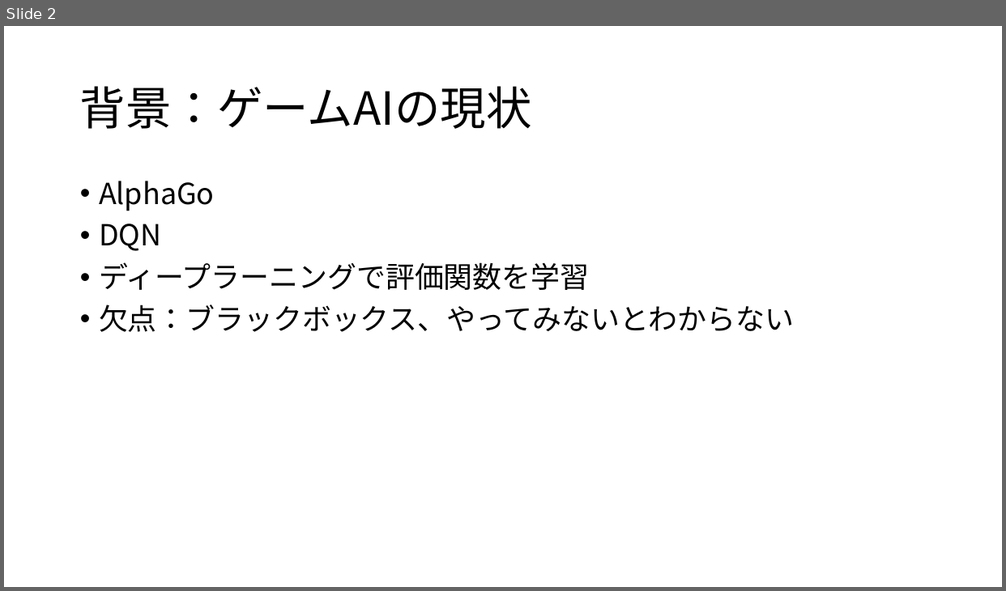
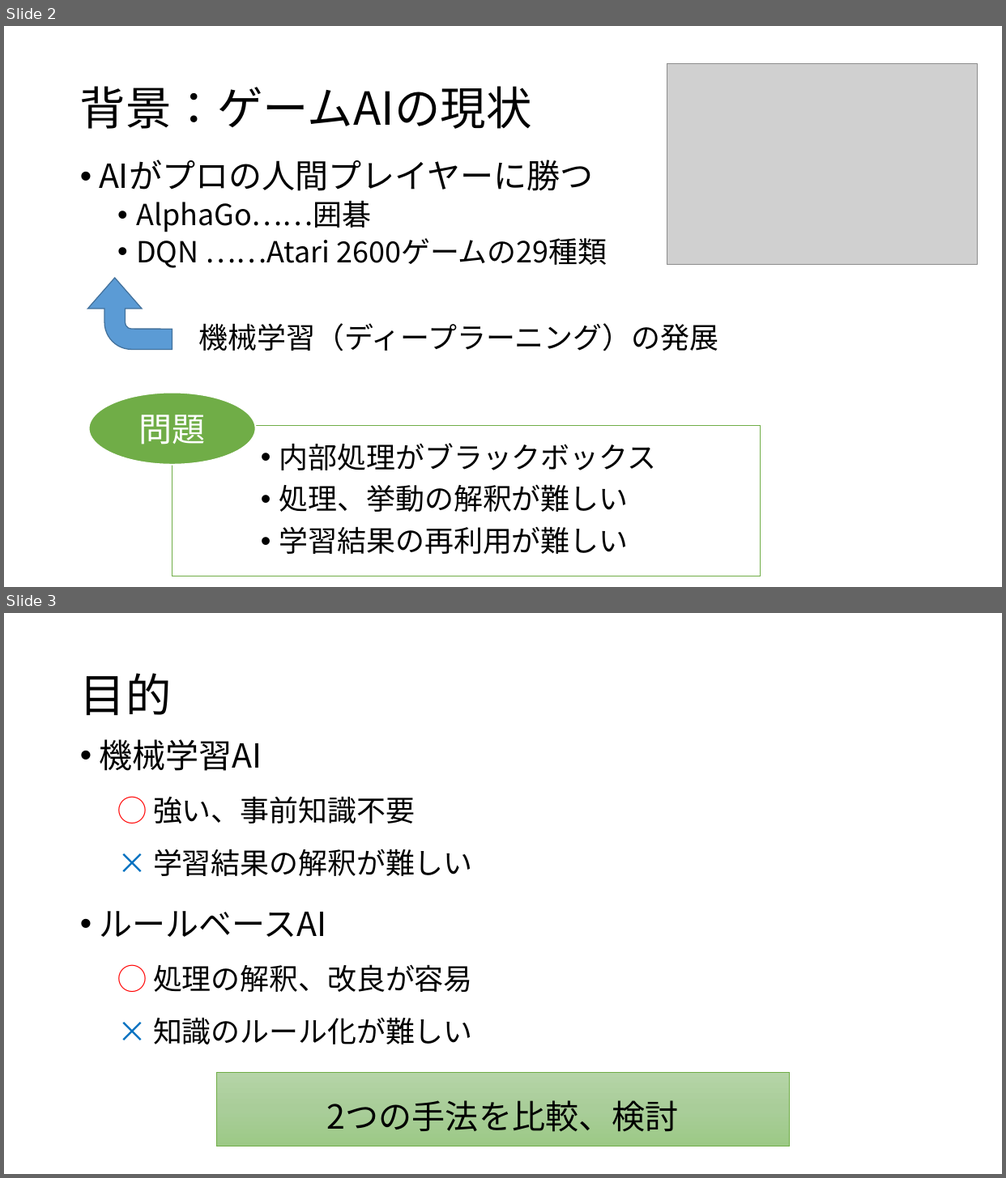
Before and after one commit to hshibasawa7/graduation-thesis, a slide deck: happyou/soturonHappyou.pptx. Shown one above the other, each under a label of ours: slide 2 before the commit, slides 2 and 3 after it. The pictures are 1006x591 and 1006x1178 pixels, drawn with LibreOffice and Linux fonts; fonts in the diff are those of the drawing; grey boxes stand for pictures. Boxes give left, top, right and bottom in pixels: in the first picture for what was removed or moved away, otherwise in the second. Text is boxed around its words. In the diff, an @@ line names an element or a change of style, - is before the commit and + after.

```diff
--- a/happyou/soturonHappyou.pptx
+++ b/happyou/soturonHappyou.pptx
@@ slide 3 added at bbox=[4, 613, 1002, 1174], background #FFFFFF @@
@@ title added at bbox=[80, 673, 172, 716], 44 pt, text #000000 @@
+目的
@@ text added at bbox=[99, 739, 473, 1045], 28 pt, text #000000 @@
+• 機械学習AI
+  ◯ 強い、事前知識不要
+  × 学習結果の解釈が難しい
+• ルールベースAI
+  ◯ 処理の解釈、改良が容易
+  × 知識のルール化が難しい
@@ rectangle added at bbox=[216, 1072, 790, 1146], fill gradient #B5D5A7 to #AACE9A to #9CC987, outline #70AD47 0.5 pt, 32 pt, text #000000 @@
+2つの手法を比較、検討
@@ slide 2 changed as well @@
@@ picture added at bbox=[667, 64, 977, 265] @@
@@ text at bbox=[99, 160, 607, 268]: text changed @@
-• AlphaGo
-• DQN
-• ディープラーニングで評価関数を学習
-• 欠点：ブラックボックス、やってみないとわからない
+• AIがプロの人間プレイヤーに勝つ
+  • AlphaGo……囲碁
+  • DQN ……Atari 2600ゲームの29種類
@@ bent arrow added at bbox=[88, 278, 172, 350], fill #5B9BD5, outline #43739E 1 pt @@
@@ text added at bbox=[199, 323, 718, 352], 28 pt, text #000000 @@
+機械学習（ディープラーニング）の発展
@@ ellipse added at bbox=[88, 393, 256, 466], fill #70AD47, outline #FFFFFF 1.5 pt, 32 pt, text #FFFFFF @@
+問題
@@ rectangle added at bbox=[172, 426, 761, 576], fill #FFFFFF, outline #70AD47 1 pt, 28 pt, text #000000 @@
+• 内部処理がブラックボックス
+• 処理、挙動の解釈が難しい
+• 学習結果の再利用が難しい
```
Also in this commit, not shown: 7 other slides changed, 2 other slides added, 5 slides removed, 3 other files.
